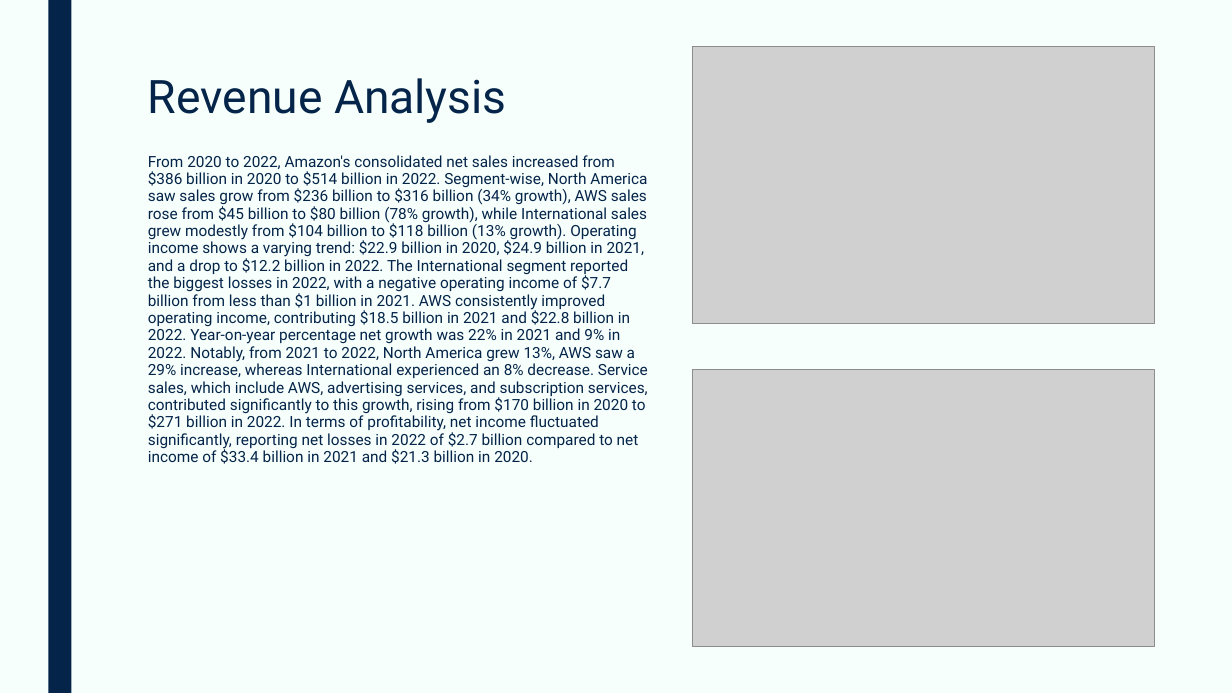
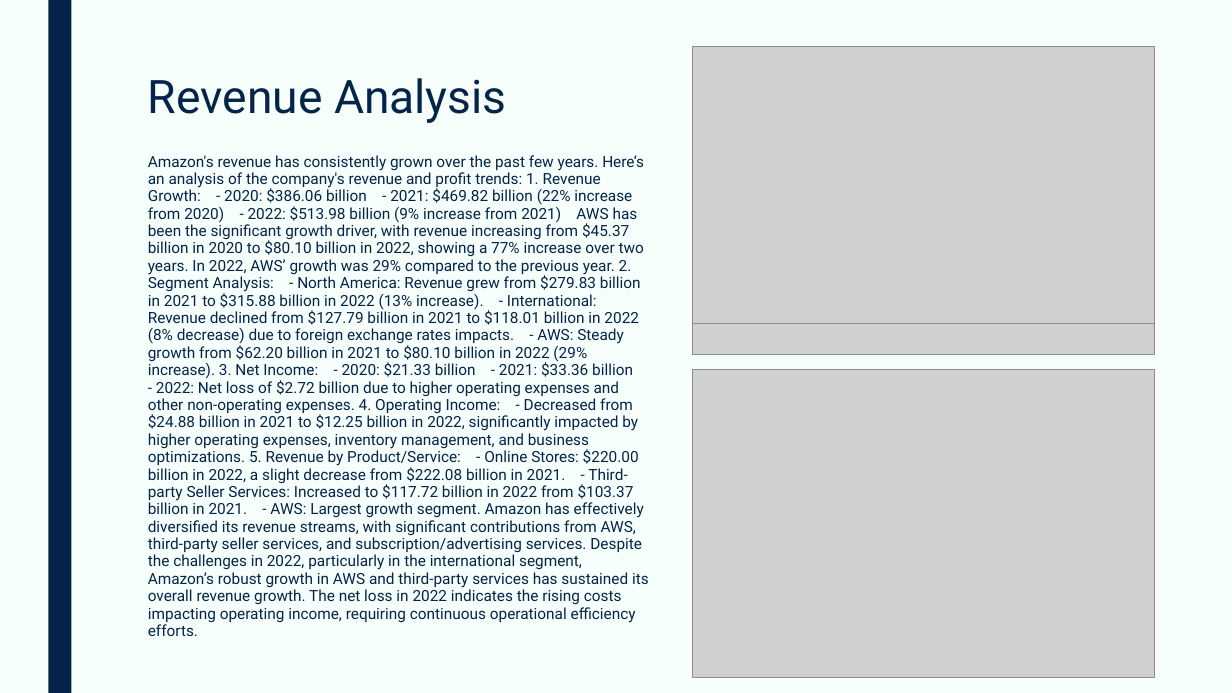
Before and after one commit to devangovind/AMUCLDISS, a slide deck: slide 2 of fastapi-backend/pres/output.pptx. Drawn at 1232x693 pixels with LibreOffice and Linux fonts; fonts in the diff are those of the drawing; grey boxes stand for pictures. Boxes give left, top, right and bottom in pixels: in the first picture for what was removed or moved away, otherwise in the second. Text is boxed around its words. In the diff, an @@ line names an element or a change of style, - is before the commit and + after.

```diff
--- a/fastapi-backend/pres/output.pptx
+++ b/fastapi-backend/pres/output.pptx
@@ picture added at [693,46,1155,354] @@
@@ text at [148,155,649,604]: text changed @@
-From 2020 to 2022, Amazon's consolidated net sales increased from $386 billion in 2020 to $514 billion in 2022. Segment-wise, North America saw sales grow from $236 billion to $316 billion (34% growth), AWS sales rose from $45 billion to $80 billion (78% growth), while International sales grew modestly from $104 billion to $118 billion (13% growth). Operating income shows a varying trend: $22.9 billion in 2020, $24.9 billion in 2021, and a drop to $12.2 billion in 2022. The International segment reported the biggest losses in 2022, with a negative operating income of $7.7 billion from less than $1 billion in 2021. AWS consistently improved operating income, contributing $18.5 billion in 2021 and $22.8 billion in 2022. Year-on-year percentage net growth was 22% in 2021 and 9% in 2022. Notably, from 2021 to 2022, North America grew 13%, AWS saw a 29% increase, whereas International experienced an 8% decrease. Service sales, which include AWS, advertising services, and subscription services, contributed significantly to this growth, rising from $170 billion in 2020 to $271 billion in 2022. In terms of profitability, net income fluctuated significantly, reporting net losses in 2022 of $2.7 billion compared to net income of $33.4 billion in 2021 and $21.3 billion in 2020.
+Amazon's revenue has consistently grown over the past few years. Here’s an analysis of the company's revenue and profit trends: 1. Revenue Growth: - 2020: $386.06 billion - 2021: $469.82 billion (22% increase from 2020) - 2022: $513.98 billion (9% increase from 2021) AWS has been the significant growth driver, with revenue increasing from $45.37 billion in 2020 to $80.10 billion in 2022, showing a 77% increase over two years. In 2022, AWS’ growth was 29% compared to the previous year. 2. Segment Analysis: - North America: Revenue grew from $279.83 billion in 2021 to $315.88 billion in 2022 (13% increase). - International: Revenue declined from $127.79 billion in 2021 to $118.01 billion in 2022 (8% decrease) due to foreign exchange rates impacts. - AWS: Steady growth from $62.20 billion in 2021 to $80.10 billion in 2022 (29% increase). 3. Net Income: - 2020: $21.33 billion - 2021: $33.36 billion - 2022: Net loss of $2.72 billion due to higher operating expenses and other non-operating expenses. 4. Operating Income: - Decreased from $24.88 billion in 2021 to $12.25 billion in 2022, significantly impacted by higher operating expenses, inventory management, and business optimizations. 5. Revenue by Product/Service: - Online Stores: $220.00 billion in 2022, a slight decrease from $222.08 billion in 2021. - Third-party Seller Services: Increased to $117.72 billion in 2022 from $103.37 billion in 2021. - AWS: Largest growth segment. Amazon has effectively diversified its revenue streams, with significant contributions from AWS, third-party seller services, and subscription/advertising services. Despite the challenges in 2022, particularly in the international segment, Amazon’s robust growth in AWS and third-party services has sustained its overall revenue growth. The net loss in 2022 indicates the rising costs impacting operating income, requiring continuous operational efficiency efforts.
@@ picture: place and size @@
-picture at [693,370,1155,647]
+picture at [693,370,1155,677]
```
Also in this commit, not shown: 4 other slides changed, 10 other files.
